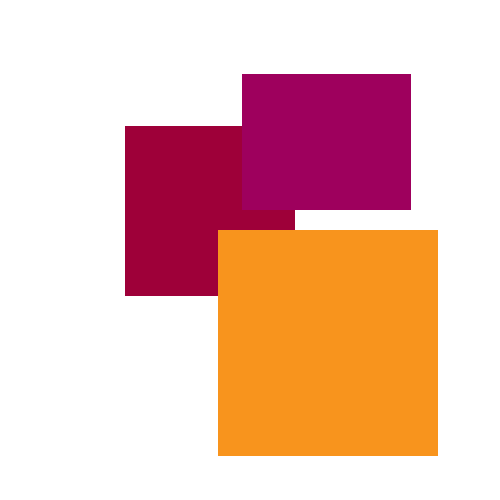
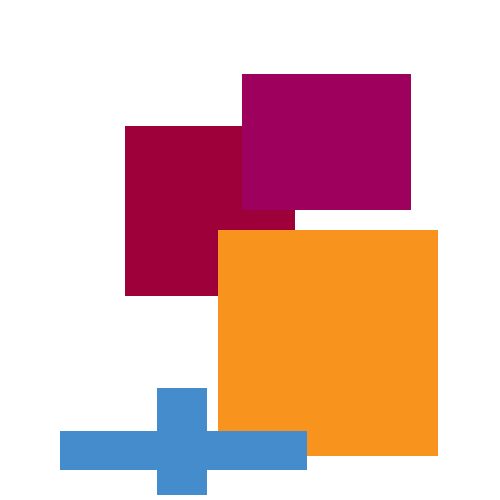
Layers edited between the first and the second 500px x 500px image:
added layer "Layer 3" above "Layer 2" over (x1=60, y1=388, x2=307, y2=495)
